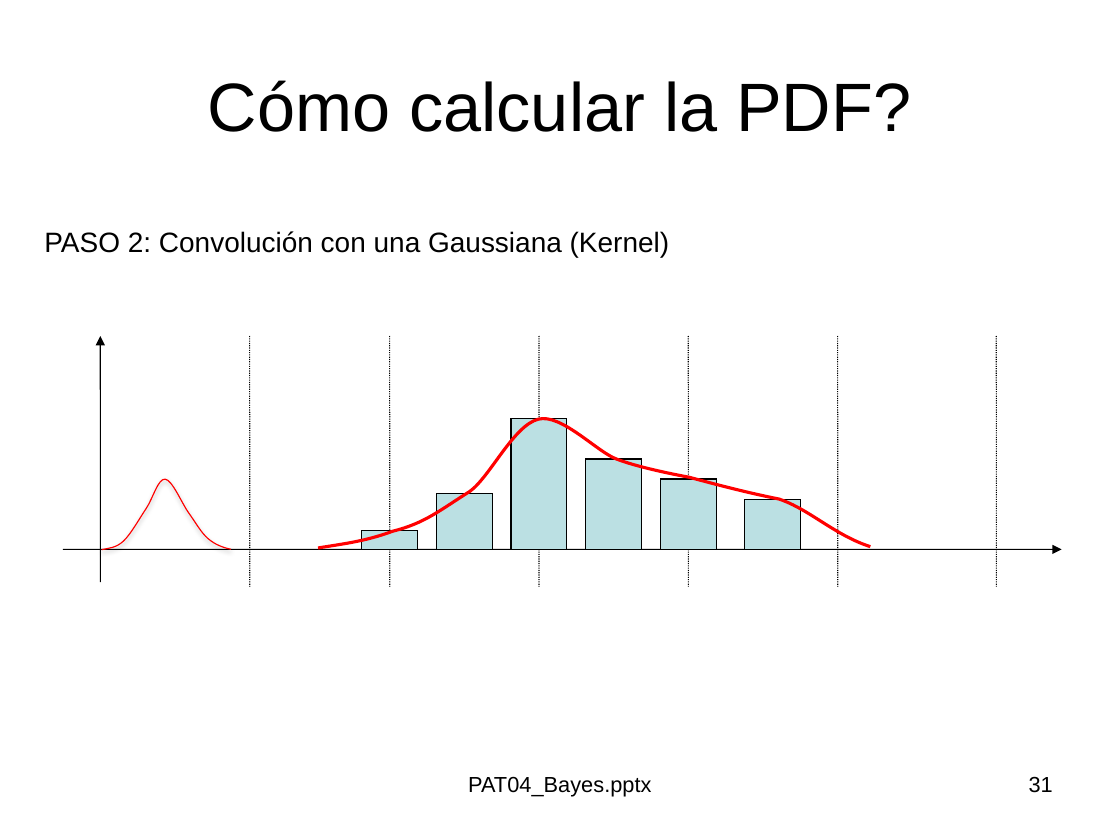
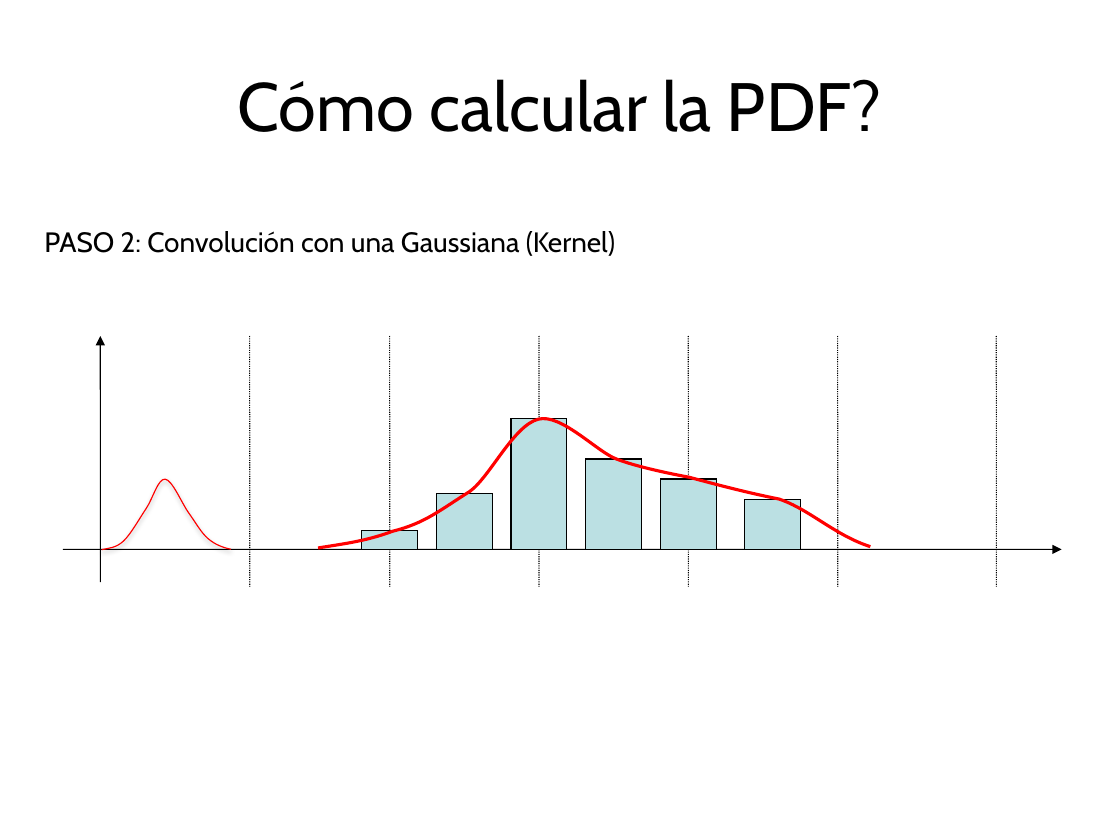
Before and after one commit to domingomery/patrones, a slide deck: slide 32 of clases/Cap04_Clasificacion/presentations/PAT04_Bayes.pptx (slide 31 before the commit). Drawn at 1120x840 pixels with LibreOffice and Linux fonts; fonts in the diff are those of the drawing; background and template pictures are left out. Boxes give left, top, right and bottom in pixels: in the first picture for what was removed or moved away, otherwise in the second. Text is boxed around its words. In the diff, an @@ line names an element or a change of style, - is before the commit and + after.

```diff
--- a/clases/Cap04_Clasificacion/presentations/PAT04_Bayes.pptx
+++ b/clases/Cap04_Clasificacion/presentations/PAT04_Bayes.pptx
@@ title "Cómo calcular la PDF?" at [238,79,882,132]: font Arial to Cabin @@
@@ text "PASO 2: Convolución con una ..." at [44,231,615,256]: font Arial to Cabin @@
@@ text removed at [468,776,651,797] @@
-PAT04_Bayes.pptx
@@ page number removed at [1029,776,1053,793] @@
-31
```
Also in this commit, not shown: 32 other slides changed, 13 slides added, 13 other files.
